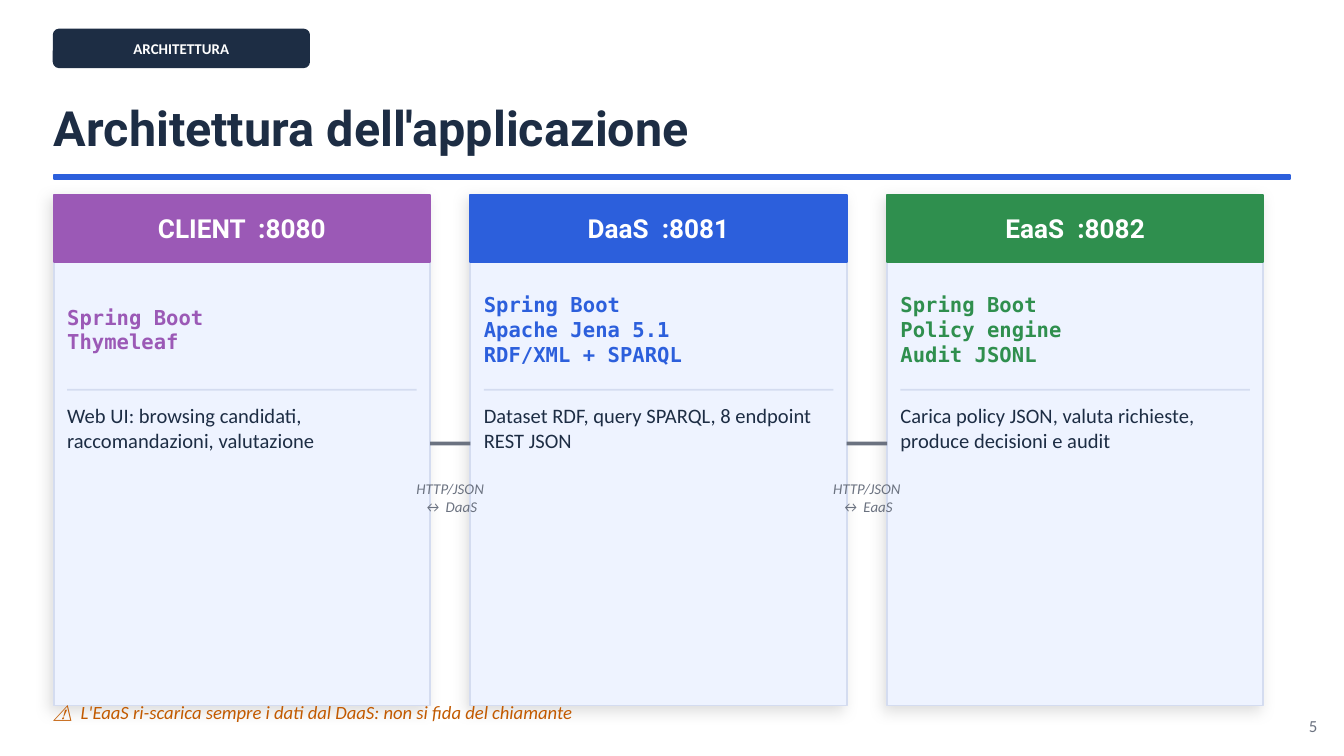
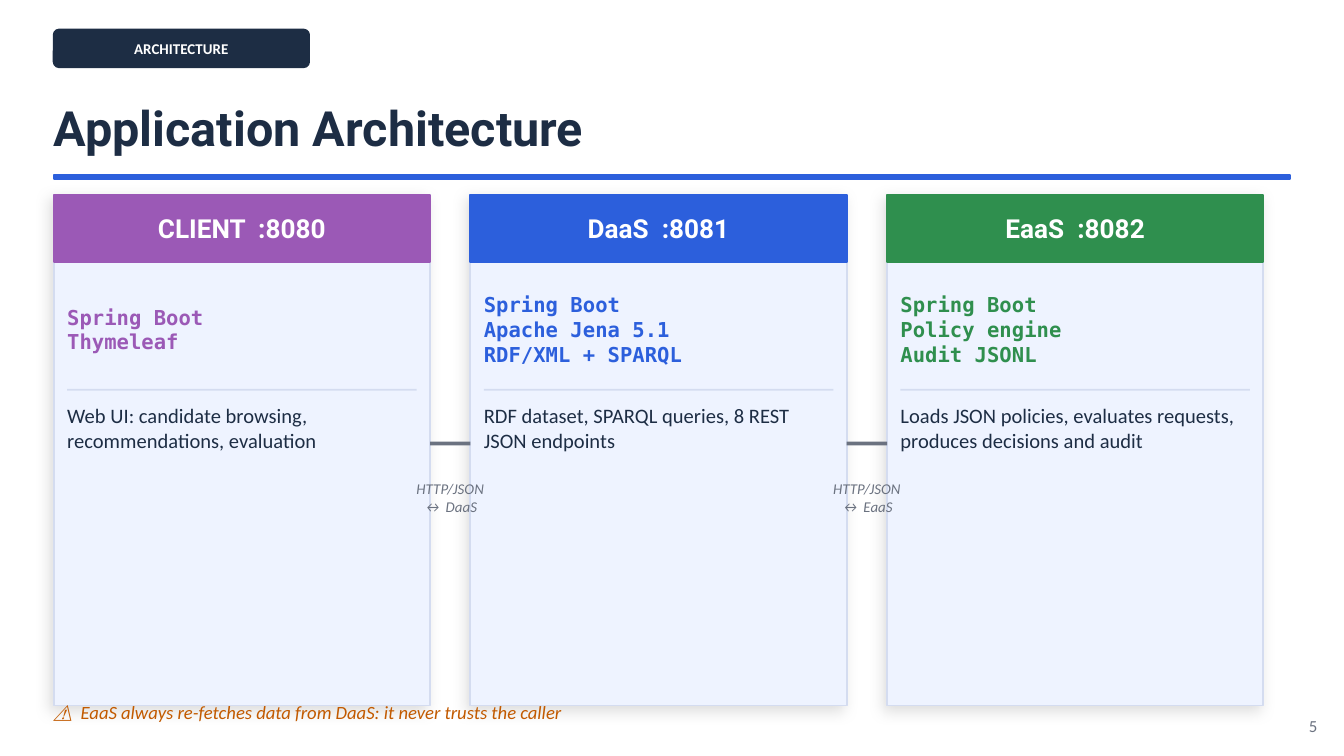
Before and after one commit to ediscota/SOSE-Homework, a slide deck: slide 5 of slides/SoSE-Employment-DaaS-EaaS.pptx. Drawn at 1344x756 pixels with LibreOffice and Linux fonts; fonts in the diff are those of the drawing. Boxes give left, top, right and bottom in pixels: in the first picture for what was removed or moved away, otherwise in the second. Text is boxed around its words. In the diff, an @@ line names an element or a change of style, - is before the commit and + after.

```diff
--- a/slides/SoSE-Employment-DaaS-EaaS.pptx
+++ b/slides/SoSE-Employment-DaaS-EaaS.pptx
@@ text at box(134, 44, 228, 54): text changed @@
-ARCHITETTURA
+ARCHITECTURE
@@ text at box(54, 109, 583, 156): text changed @@
-Architettura dell'applicazione
+Application Architecture
@@ text at box(67, 408, 316, 451): text changed @@
-Web UI: browsing candidati, raccomandazioni, valutazione
+Web UI: candidate browsing, recommendations, evaluation
@@ text at box(484, 408, 789, 452): text changed @@
-Dataset RDF, query SPARQL, 8 endpoint REST JSON
+RDF dataset, SPARQL queries, 8 REST JSON endpoints
@@ text at box(900, 408, 1234, 452): text changed @@
-Carica policy JSON, valuta richieste, produce decisioni e audit
+Loads JSON policies, evaluates requests, produces decisions and audit
@@ text at box(81, 706, 561, 722): text changed @@
-⚠ L'EaaS ri-scarica sempre i dati dal DaaS: non si fida del chiamante
+⚠ EaaS always re-fetches data from DaaS: it never trusts the caller
```
Also in this commit, not shown: 19 other slides changed, 2 slides added, 2 slides removed, 2 other files.
